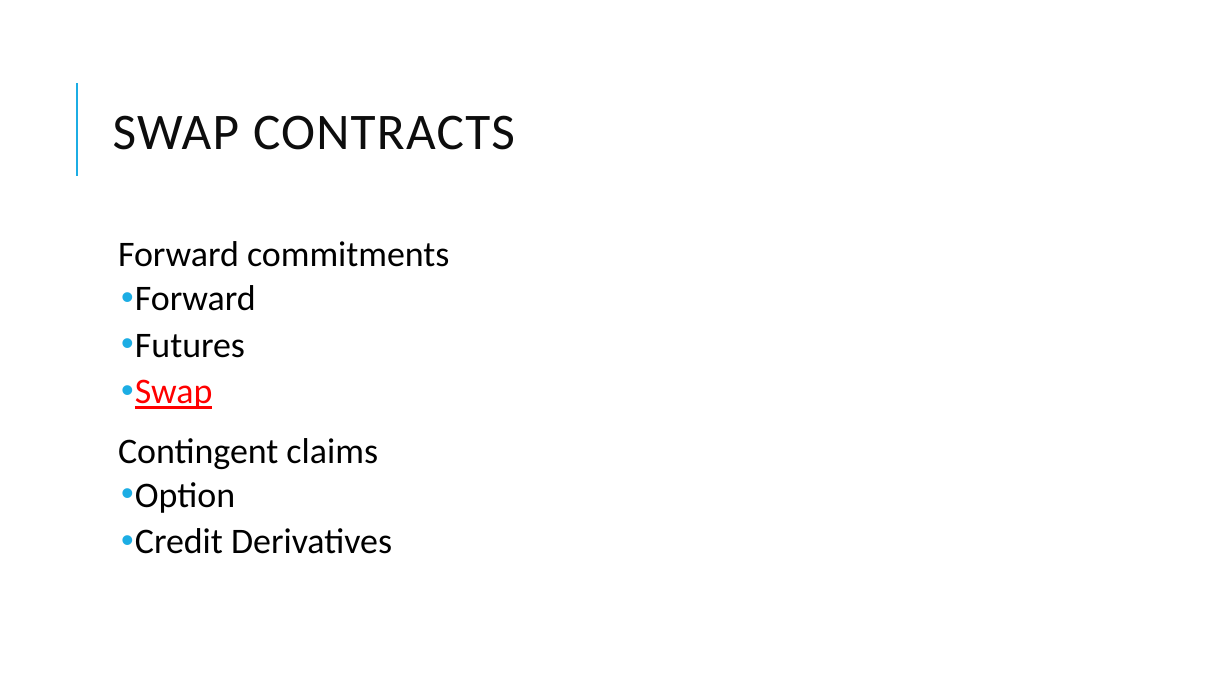
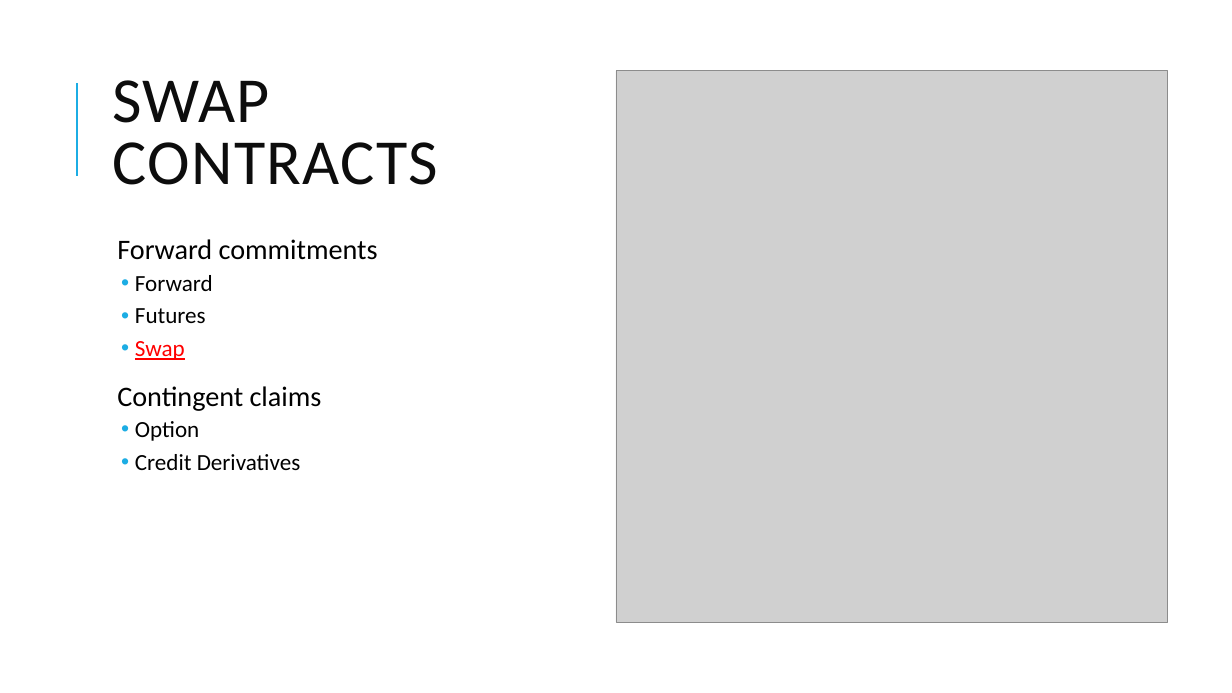
Before and after one commit to Isco0530/data, a slide deck: slide 18 of Derivatives.pptx. Drawn at 1232x693 pixels with LibreOffice and Linux fonts; fonts in the diff are those of the drawing; grey boxes stand for pictures. Boxes give left, top, right and bottom in pixels: in the first picture for what was removed or moved away, otherwise in the second. Text is boxed around its words. In the diff, an @@ line names an element or a change of style, - is before the commit and + after.

```diff
--- a/Derivatives.pptx
+++ b/Derivatives.pptx
@@ title "SWAP CONTRACTS" at [113, 80, 438, 185]: size 40 to 50 pt @@
@@ picture added at [616, 71, 1168, 623] @@
@@ text "Forward commitments" at [117, 239, 378, 470]: size 28 to 22 pt in "Forward commitments", "Contingent claims"; size 28 to 18 pt in "Forward", "Futures", "Swap", "Option" and 1 more places @@
```
Also in this commit, not shown: 6 other slides changed.
